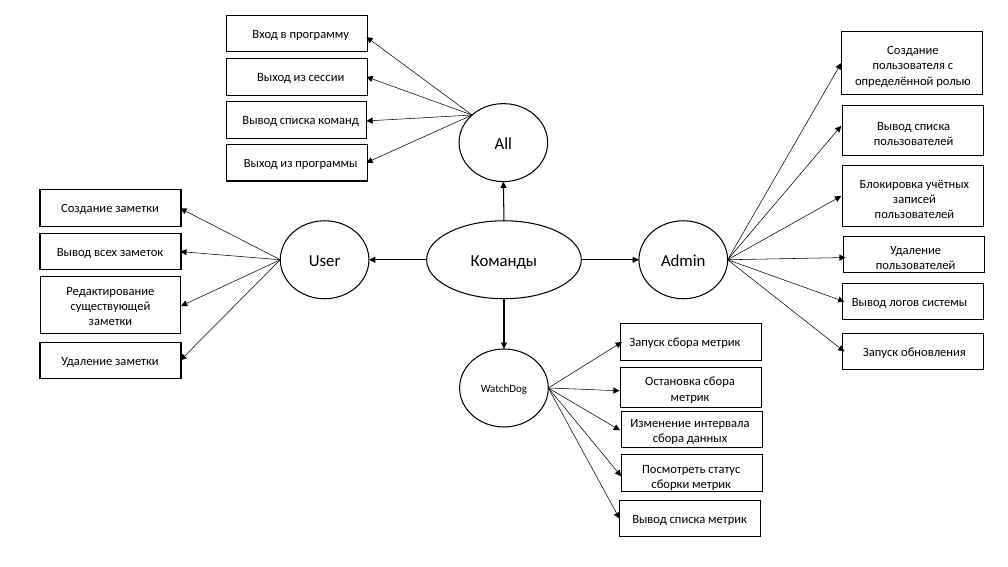
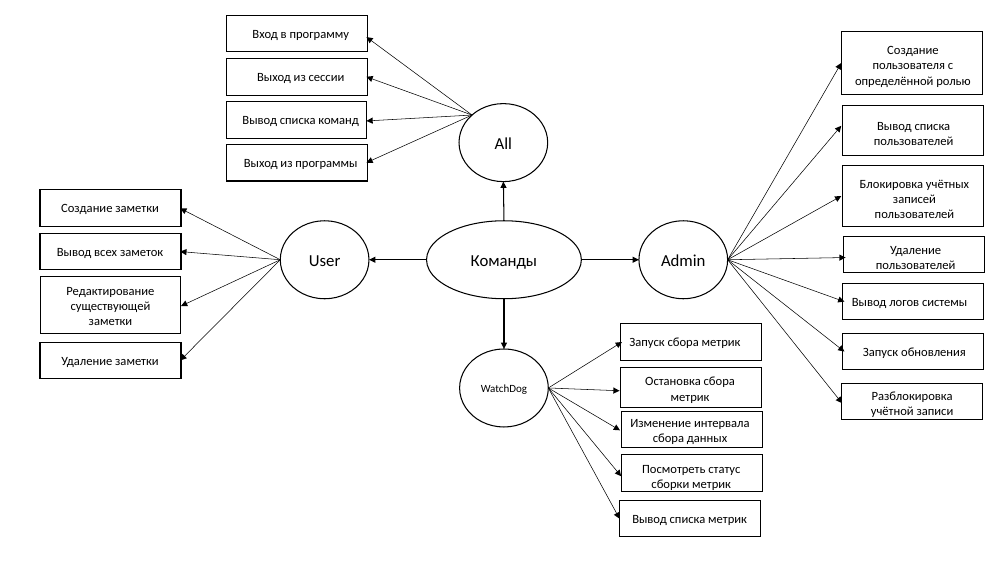
Before and after one commit to Ban049/cursovaya-topo, a slide deck: slide 2 of Документы/Декомпозиция.pptx. Drawn at 1008x567 pixels with LibreOffice and Linux fonts; fonts in the diff are those of the drawing. Boxes give left, top, right and bottom in pixels: in the first picture for what was removed or moved away, otherwise in the second. Text is boxed around its words. In the diff, an @@ line names an element or a change of style, - is before the commit and + after.

```diff
--- a/Документы/Декомпозиция.pptx
+++ b/Документы/Декомпозиция.pptx
@@ arrow added from (728, 260) to (842, 403), #000000 0.5 pt @@
@@ rectangle added at (842, 383, 983, 420), fill #FFFFFF, outline #000000 1 pt @@
@@ text added at (871, 391, 954, 417), 12 pt, text #000000 @@
+Разблокировка учётной записи
```
Also in this commit, not shown: 2 other files.
